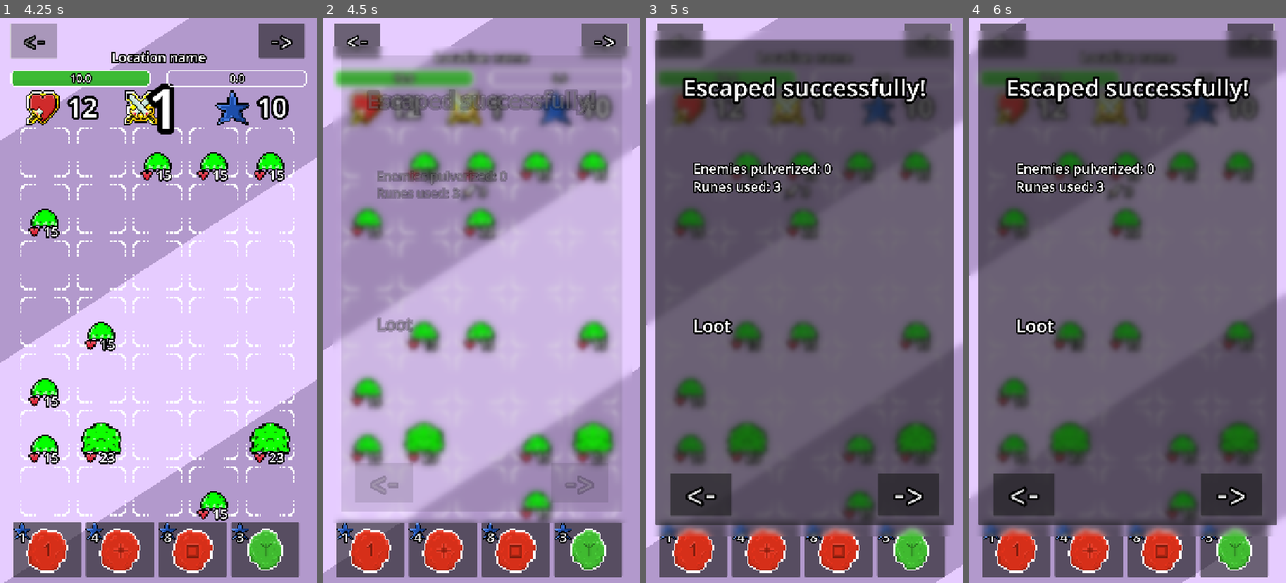
Above: before the commit, frames 1-4 (left to right).
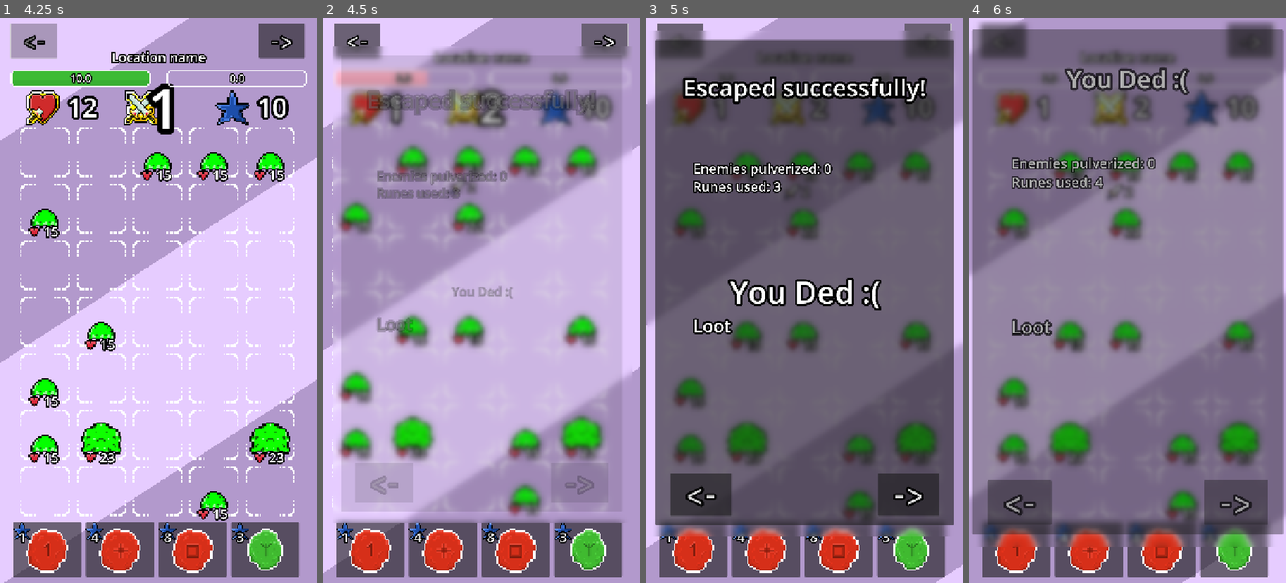
Above: after the commit, the same moments.

Repository: Nano95/project_RUNES
Game: Godot game, scene res://Scenes/Main.tscn
The game is run twice, just before and just after one commit, with the same random seed, the same clock (stepped at 60 frames per second) and the same inputs.
Inputs:
- Up to frame 1 (4.25 s): click "Fight!" at 0.5 s; click "Single Physical Rune" at 1.25 s; click "Single Physical Rune" at 2 s; click "Let's go!" at 2.75 s; click "<-" at 3.5 s
- Up to frame 2 (4.5 s): click "->" at 4.25 s
- Up to frame 3 (5 s): no input
- Up to frame 4 (6 s): click "1" at 5 s; click "4" at 5.75 s

Frame 1 is identical in both runs. In frame 2, 15% of the frame differs, in the area x 2-93%, y 8-90%; in frame 3, 2.4%; in frame 4, 82%, in the area x 0-100%, y 0-94%.

Commit message:
nerf xp curve and unable to click after status message in-game appears

Diff:
--- a/Resources/xpCurve.tres
+++ b/Resources/xpCurve.tres
@@ -2,5 +2,5 @@
 
 [resource]
 _limits = [0.0, 100000.0, 0.0, 100.0]
-_data = [Vector2(1, 0), 0.0, 0.0, 0, 0, Vector2(2, 100), 0.0 …(84 unchanged characters)… r2(5, 700), 0.0, 0.0, 0, 0, Vector2(10, 2000), 0.0, 0.0, 0, 0, Vector2(20, 6000), 0.0, 0.0, 0, 0, Vector2(30, 12000), 0.0, 0.0, 0, 0, Vector2(50, 30000) …(65 unchanged characters)…
+_data = [Vector2(1, 0), 0.0, 0.0, 0, 0, Vector2(2, 100), 0.0 …(84 unchanged characters)… r2(5, 700), 0.0, 0.0, 0, 0, Vector2(10, 1500), 0.0, 0.0, 0, 0, Vector2(20, 3600), 0.0, 0.0, 0, 0, Vector2(30, 14000), 0.0, 0.0, 0, 0, Vector2(50, 30000) …(65 unchanged characters)…
 point_count = 10
--- a/Scripts/GameController.gd
+++ b/Scripts/GameController.gd
@@ -123,6 +123,7 @@
 
 func spawn_status_message(died:bool=false, no_focus:bool=false) -> void:
 	var msg = Utils.STATUS_MESSAGE_VICTORY
+	game_is_active = false
 	if (died):
 		msg = "You Ded :("
 	elif (no_focus):
@@ -135,7 +136,6 @@
 
 func spawn_summary_panel(message:String="mmm!") -> void:
 	game_ui.disable_back_button(false) # Just in case in any scenario
-	game_is_active = false
 	var panel = summary_panel_ref.instantiate()
 	panel.setup(self, main, message)
 	main.spawn_to_top_ui_layer(panel)
@@ -152,7 +152,6 @@
 	# Remove from grid
 	my_grid.clear_monster(monster)
 	#game_ui.update_monster_damage(calculate_group_power()) # I dont think we want to update this as game ends
-	print("")
 	roll_loot(monster.base)
 
 	var game_over = check_if_all_monsters_dead(false)
--- a/Scripts/GameUI.gd
+++ b/Scripts/GameUI.gd
@@ -85,9 +85,6 @@
 func restart() -> void:
 	game_controller.spawn_stage(game_controller.selected_monster_index, 5)
 
-func update_stair_level_label() -> void:
-	%Level.text = "Level: " + str(main.game_current_level)
-
 func update_timer_label(time_left:float=10.0) -> void:
 	$TopSection/Time.text = "Time: " + str(time_left)
 
--- a/Scripts/XpBarController.gd
+++ b/Scripts/XpBarController.gd
@@ -30,7 +30,7 @@
 
 func animate_xp_gain(amount: float) -> void:
 	var xp_to_next = xp_required_for_level(main.game_data.current_level + 1) - main.game_data.current_exp
-
+	print("XP to next: ", xp_to_next)
 	var from_percent: float = xp_to_percent(main.game_data.current_exp, main.game_data.current_level)
 	var to_percent: float = xp_to_percent(main.game_data.current_exp + amount, main.game_data.current_level)
 
